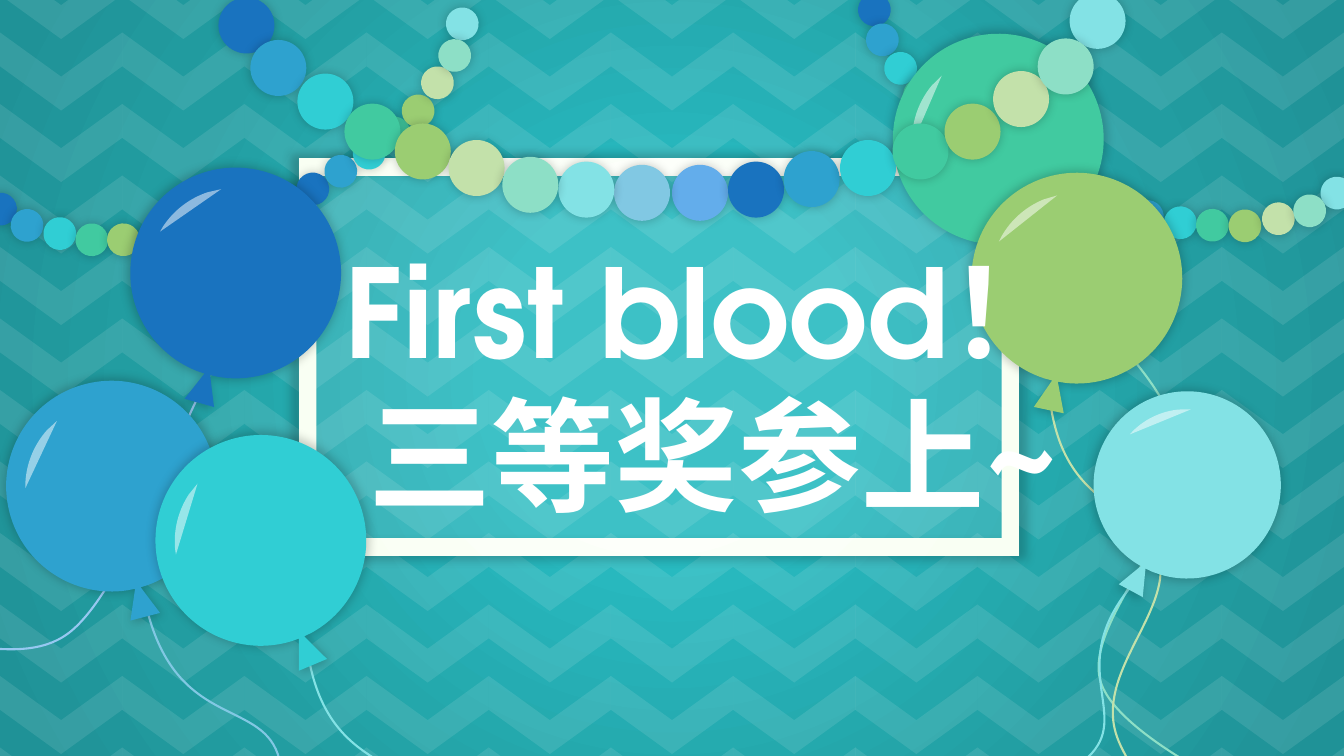
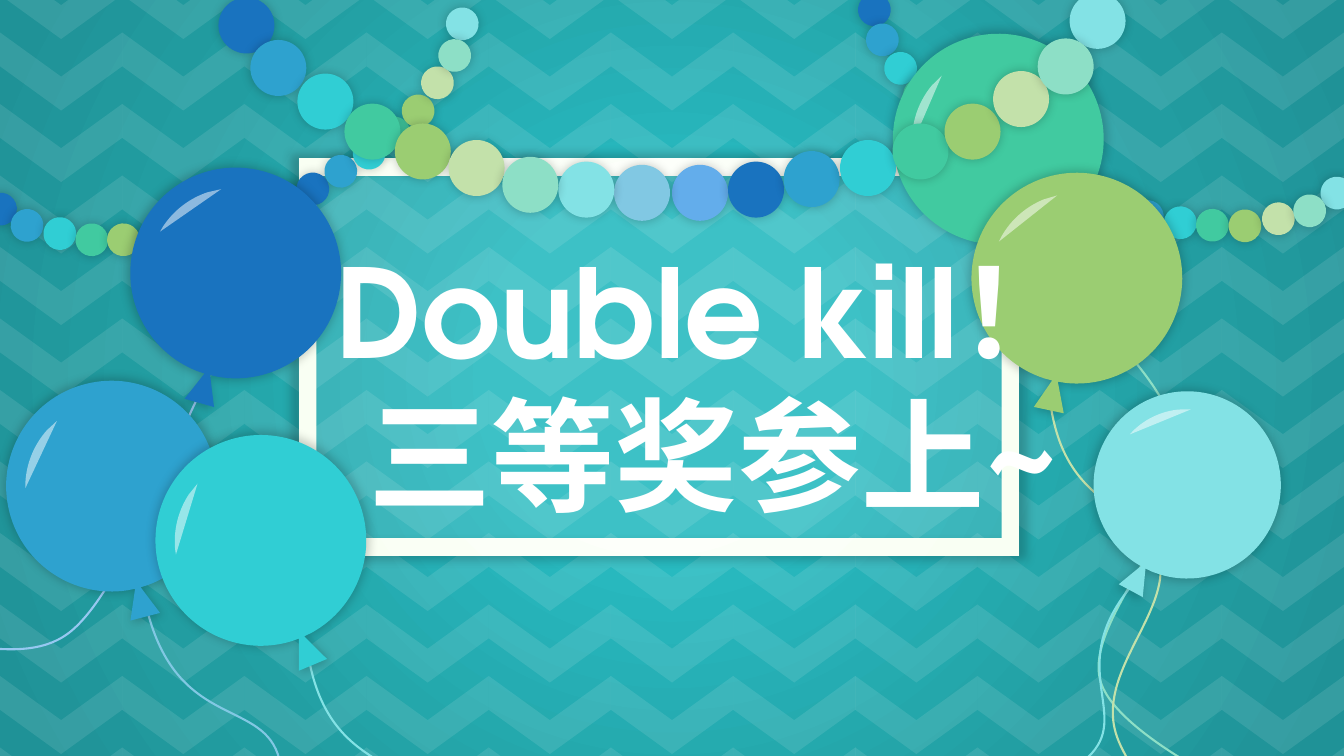
Before and after one commit to zhangzju/ExcelFixer, a slide deck: slide 7 of Main.pptx. Drawn at 1344x756 pixels with LibreOffice and Linux fonts; fonts in the diff are those of the drawing. Boxes give left, top, right and bottom in pixels: in the first picture for what was removed or moved away, otherwise in the second. Text is boxed around its words. In the diff, an @@ line names an element or a change of style, - is before the commit and + after.

```diff
--- a/Main.pptx
+++ b/Main.pptx
@@ text at (335, 224, 1081, 408): text changed @@
-First blood！
+Double kill！
```
Also in this commit, not shown: 3 other slides changed, 2 slides added, 1 slide removed, 7 other files.
